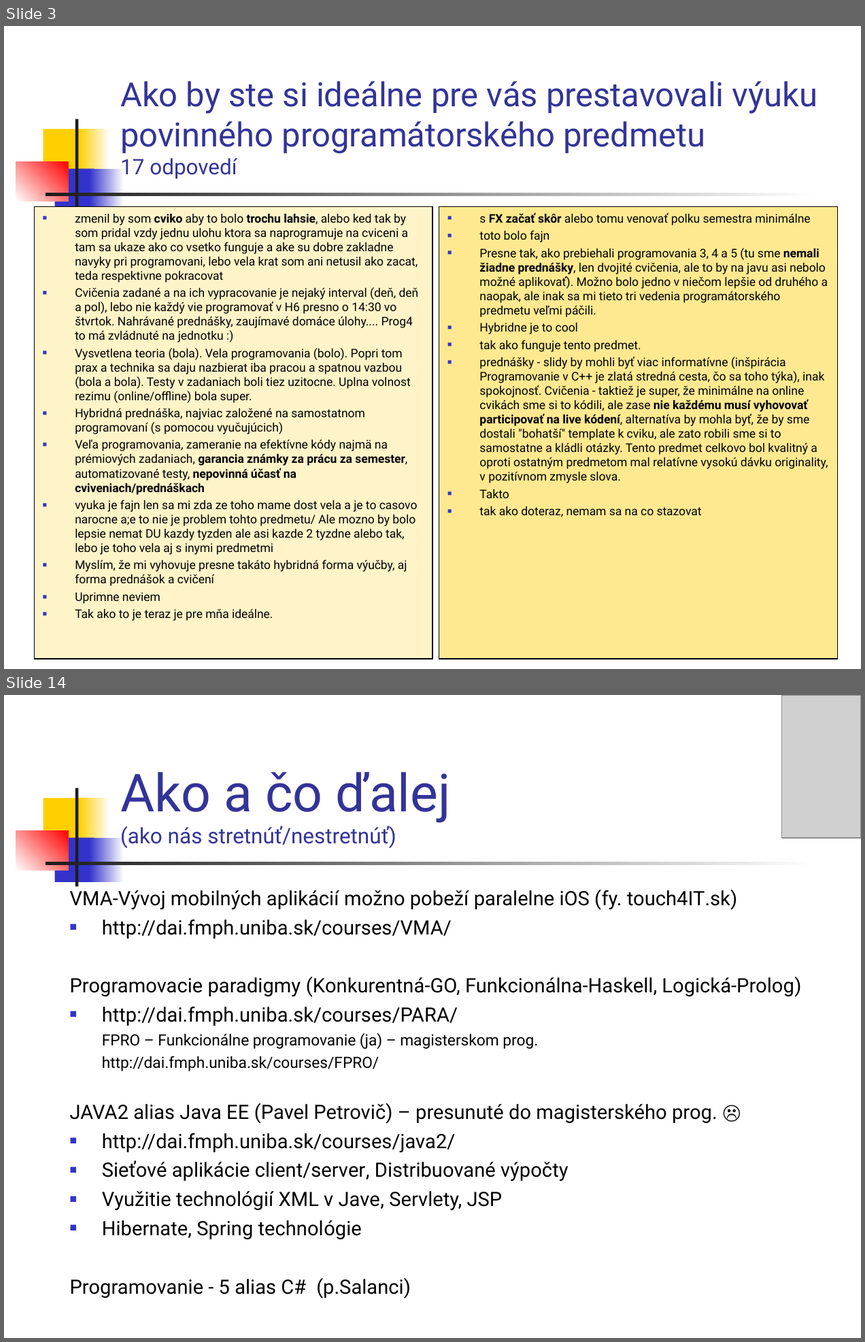
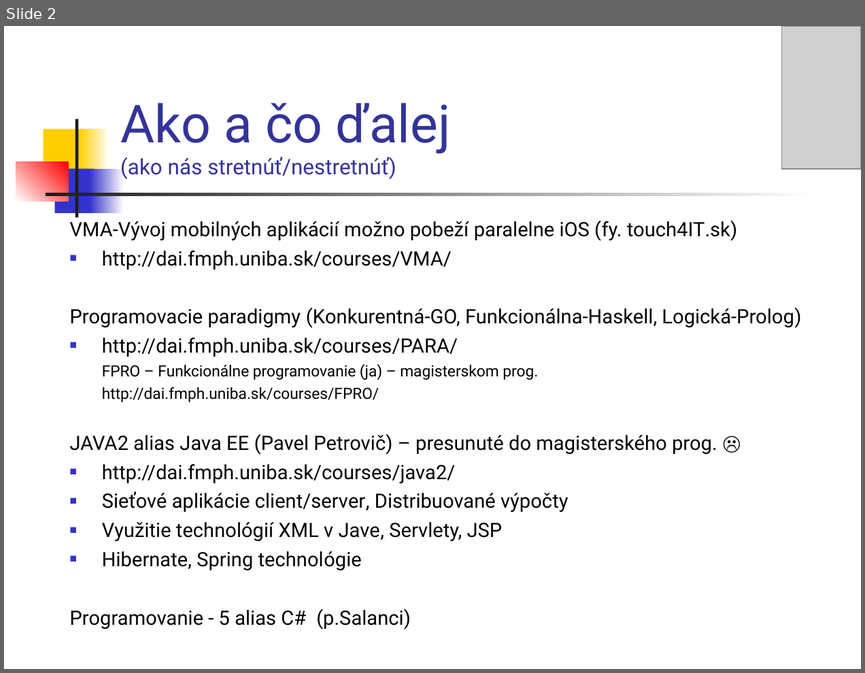
Before and after one commit to Programovanie4/Prednasky, a slide deck: 13/grandfinale.ppt. Shown one above the other, each under a label of ours: slides 3 and 14 before the commit, slide 2 after it; the slides between them are not shown. The pictures are 865x1342 and 865x673 pixels, drawn with LibreOffice and Linux fonts; fonts in the diff are those of the drawing; grey boxes stand for pictures. Boxes give left, top, right and bottom in pixels: in the first picture for what was removed or moved away, otherwise in the second. Text is boxed around its words. In the diff, an @@ line names an element or a change of style, - is before the commit and + after.

Commit message:
posledny tyzden

```diff
--- a/13/grandfinale.ppt
+++ b/13/grandfinale.ppt
@@ slide 3 removed at [4, 26, 861, 669], background #FFFFFF; not listed: 7 template elements that a slide beside it also shows @@
@@ title removed at [120, 81, 818, 179] @@
-Ako by ste si ideálne pre vás prestavovali výuku povinného programátorského predmetu
-17 odpovedí
@@ rectangle removed at [34, 207, 432, 659] @@
-■ zmenil by som cviko aby to bolo trochu lahsie, alebo ked tak by som pridal vzdy jednu ulohu ktora sa naprogramuje na cviceni a tam sa ukaze ako co vsetko funguje a ake su dobre zakladne navyky pri programovani, lebo vela krat som ani netusil ako zacat, teda respektivne pokracovat
-■ Cvičenia zadané a na ich vypracovanie je nejaký interval (deň, deň a pol), lebo nie každý vie programovať v H6 presno o 14:30 vo štvrtok. Nahrávané prednášky, zaujímavé domáce úlohy.... Prog4 to má zvládnuté na jednotku :)
-■ Vysvetlena teoria (bola). Vela programovania (bolo). Popri tom prax a technika sa daju nazbierat iba pracou a spatnou vazbou (bola a bola). Testy v zadaniach boli tiez uzitocne. Uplna volnost rezimu (online/offline) bola super.
-■ Hybridná prednáška, najviac založené na samostatnom programovaní (s pomocou vyučujúcich)
-■ Veľa programovania, zameranie na efektívne kódy najmä na prémiových zadaniach, garancia známky za prácu za semester, automatizované testy, nepovinná účasť na cviveniach/prednáškach
-■ vyuka je fajn len sa mi zda ze toho mame dost vela a je to casovo narocne a;e to nie je problem tohto predmetu/ Ale mozno by bolo lepsie nemat DU kazdy tyzden ale asi kazde 2 tyzdne alebo tak, lebo je toho vela aj s inymi predmetmi
-■ Myslím, že mi vyhovuje presne takáto hybridná forma výučby, aj forma prednášok a cvičení
-■ Uprimne neviem
-■ Tak ako to je teraz je pre mňa ideálne.
@@ rectangle removed at [439, 207, 838, 659] @@
-■ s FX začať skôr alebo tomu venovať polku semestra minimálne
-■ toto bolo fajn
-■ Presne tak, ako prebiehali programovania 3, 4 a 5 (tu sme nemali žiadne prednášky, len dvojité cvičenia, ale to by na javu asi nebolo možné aplikovať). Možno bolo jedno v niečom lepšie od druhého a naopak, ale inak sa mi tieto tri vedenia programátorského predmetu veľmi páčili.
-■ Hybridne je to cool
-■ tak ako funguje tento predmet.
-■ prednášky - slidy by mohli byť viac informatívne (inšpirácia Programovanie v C++ je zlatá stredná cesta, čo sa toho týka), inak spokojnosť. Cvičenia - taktiež je super, že minimálne na online cvikách sme si to kódili, ale zase nie každému musí vyhovovať participovať na live kódení, alternatíva by mohla byť, že by sme dostali "bohatší" template k cviku, ale zato robili sme si to samostatne a kládli otázky. Tento predmet celkovo bol kvalitný a oproti ostatným predmetom mal relatívne vysokú dávku originality, v pozitívnom zmysle slova.
-■ Takto
-■ tak ako doteraz, nemam sa na co stazovat
@@ what was slide 14 is now slide 2 @@
```
Also in this commit, not shown: 1 slide changed, 1 slide added, 12 other slides removed, 4 other files.
